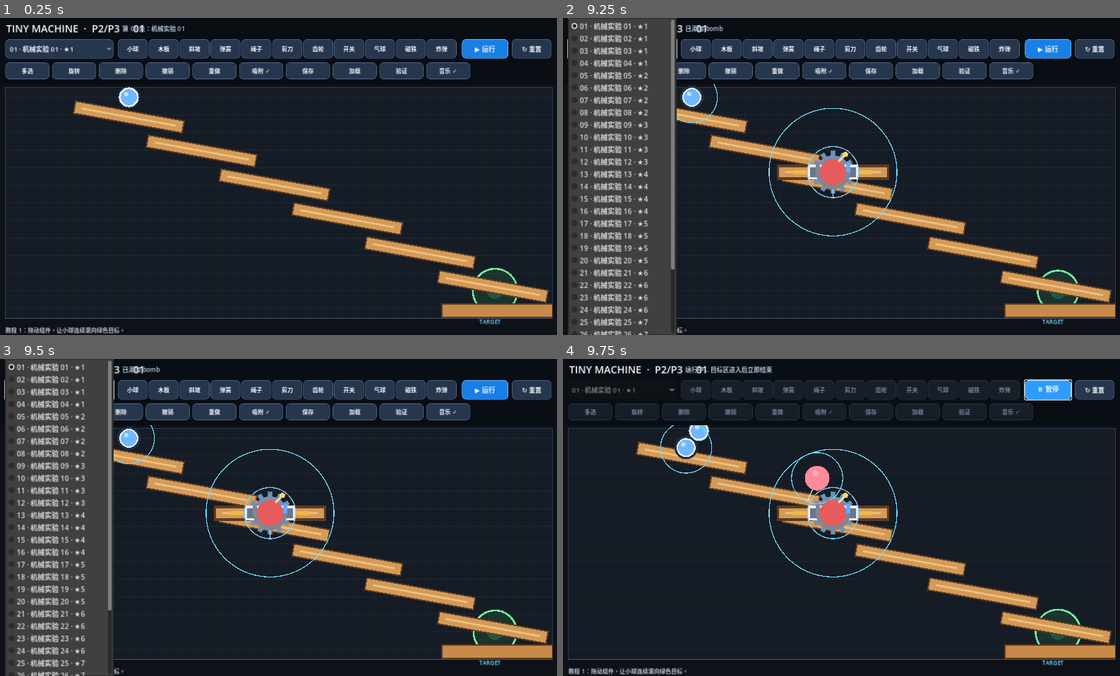
Above: before the commit, frames 1-4 (two rows, left to right).
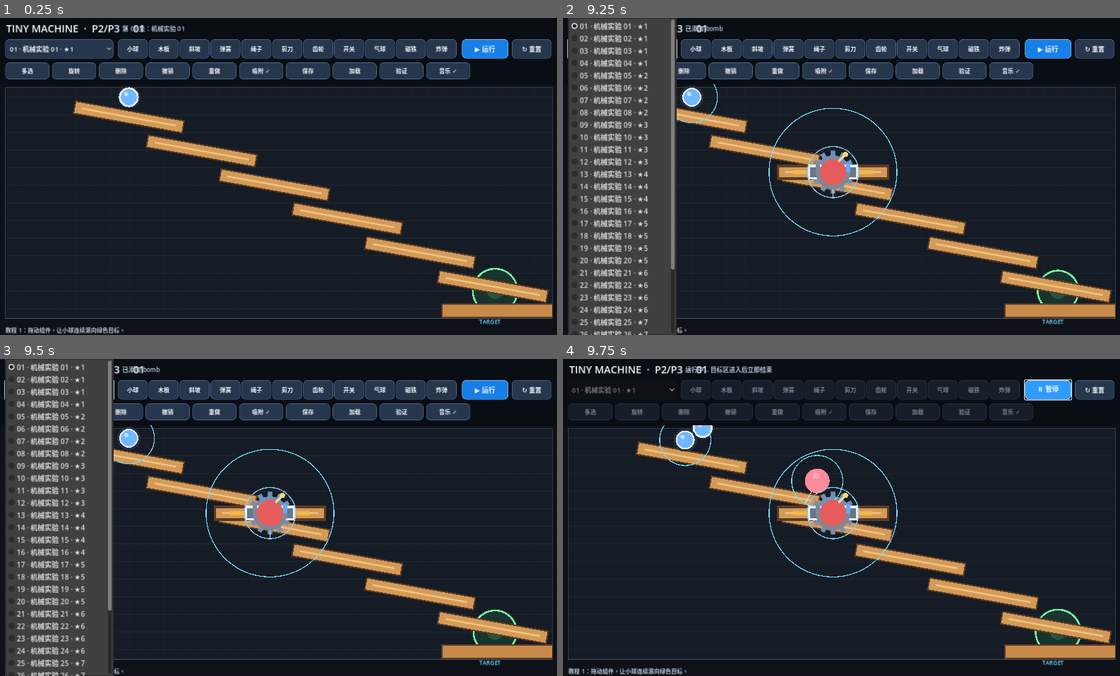
Above: after the commit, the same moments.

Repository: passwall787-del/tiny-machine
Game: Godot game, scene res://main.tscn
The game is run twice, just before and just after one commit, with the same random seed, the same clock (stepped at 60 frames per second) and the same inputs.
Inputs:
- Up to frame 1 (0.25 s): no input
- Up to frame 2 (9.25 s): click "小球" at 0.5 s; click "木板" at 1.25 s; click "斜坡" at 2 s; click "弹簧" at 2.75 s; click "绳子" at 3.5 s; click "剪刀" at 4.25 s; click "齿轮" at 5 s; click "开关" at 5.75 s; click "气球" at 6.5 s; click "磁铁" at 7.25 s; click "炸弹" at 8 s; click "01 · 机械实验 01 · ★1" at 8.75 s
- Up to frame 3 (9.5 s): no input
- Up to frame 4 (9.75 s): click "▶ 运行" at 9.5 s

Frames 1-3 are identical in both runs. In frame 4, 0.7% of the frame differs, in the area x 17-51%, y 20-47%.

Commit message:
fix: lower ramp friction so default physics can roll reliably

Diff:
--- a/component_factory.gd
+++ b/component_factory.gd
@@ -10,8 +10,8 @@
             rb.freeze = true
             rb.mass = 1.0 if kind == "ball" else 0.8
             rb.gravity_scale = 1.0 if kind == "ball" else -0.22
-            rb.linear_damp = 0.08
-            rb.angular_damp = 0.08
+            rb.linear_damp = 0.02
+            rb.angular_damp = 0.02
             rb.continuous_cd = RigidBody2D.CCD_MODE_CAST_SHAPE
         "gear":
             body = AnimatableBody2D.new()
@@ -40,10 +40,19 @@
         collider.collision_layer = 2
         collider.collision_mask = 0
 
+    if node is PhysicsBody2D:
+        var physics_body: PhysicsBody2D = node
+        var material := PhysicsMaterial.new()
+        material.friction = 0.03 if kind in ["ball", "slope"] else 0.25
+        material.bounce = 0.0
+        physics_body.physics_material_override = material
+
     if kind == "slope":
-        var poly := CollisionPolygon2D.new()
-        poly.polygon = PackedVector2Array([Vector2(-125, 22), Vector2(125, -22), Vector2(125, 22)])
-        piece.add_child(poly)
+        var slope_shape := CollisionShape2D.new()
+        var slope_rect := RectangleShape2D.new()
+        slope_rect.size = Vector2(250, 28)
+        slope_shape.shape = slope_rect
+        piece.add_child(slope_shape)
     else:
         var shape := CollisionShape2D.new()
         match kind:
